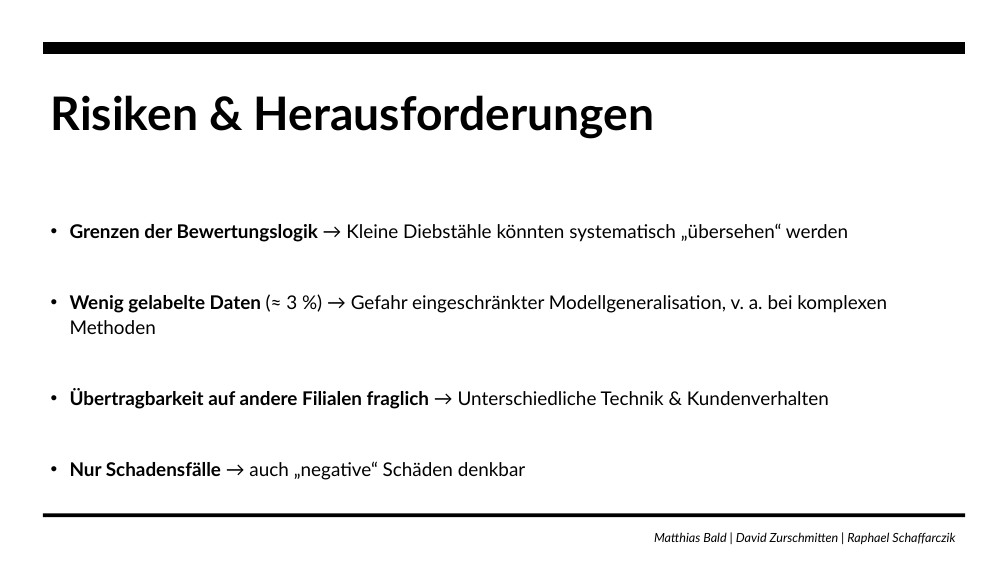
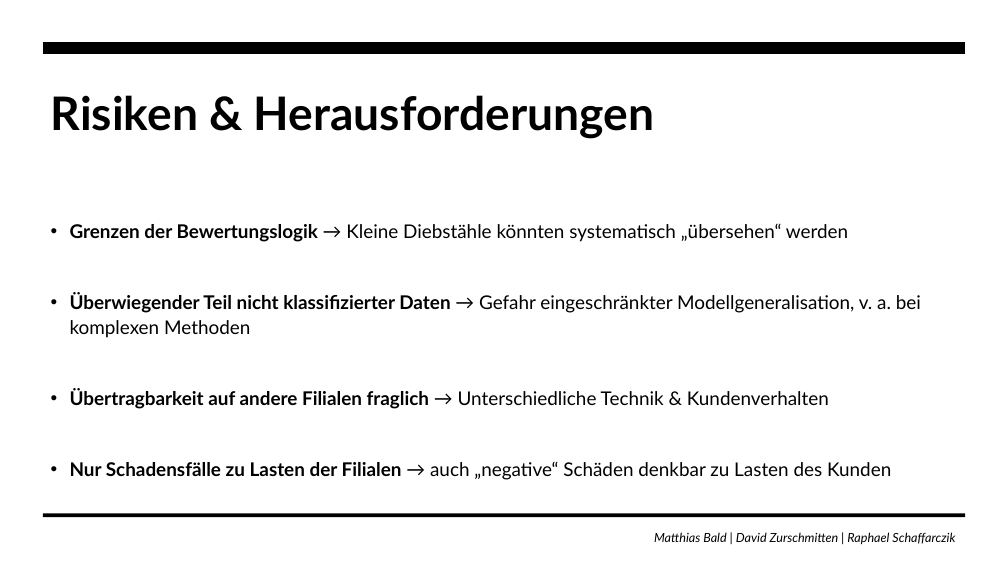
Before and after one commit to zurdavid/projektpraktikum-datascience, a slide deck: slide 10 of präsentationen/Abschlusspräsentation_Entwurf.pptx. Drawn at 1008x567 pixels with LibreOffice and Linux fonts; fonts in the diff are those of the drawing. Boxes give left, top, right and bottom in pixels: in the first picture for what was removed or moved away, otherwise in the second. Text is boxed around its words. In the diff, an @@ line names an element or a change of style, - is before the commit and + after.

```diff
--- a/präsentationen/Abschlusspräsentation_Entwurf.pptx
+++ b/präsentationen/Abschlusspräsentation_Entwurf.pptx
@@ text at [70, 293, 921, 338]: text changed @@
-• Wenig gelabelte Daten (≈ 3 %) → Gefahr eingeschränkter Modellgeneralisation, v. a. bei komplexen Methoden
+• Überwiegender Teil nicht klassifizierter Daten → Gefahr eingeschränkter Modellgeneralisation, v. a. bei komplexen Methoden
@@ text at [70, 462, 891, 480]: text changed @@
-• Nur Schadensfälle → auch „negative“ Schäden denkbar
+• Nur Schadensfälle zu Lasten der Filialen → auch „negative“ Schäden denkbar zu Lasten des Kunden
```
Also in this commit, not shown: 2 other slides changed, 2 slides removed.
